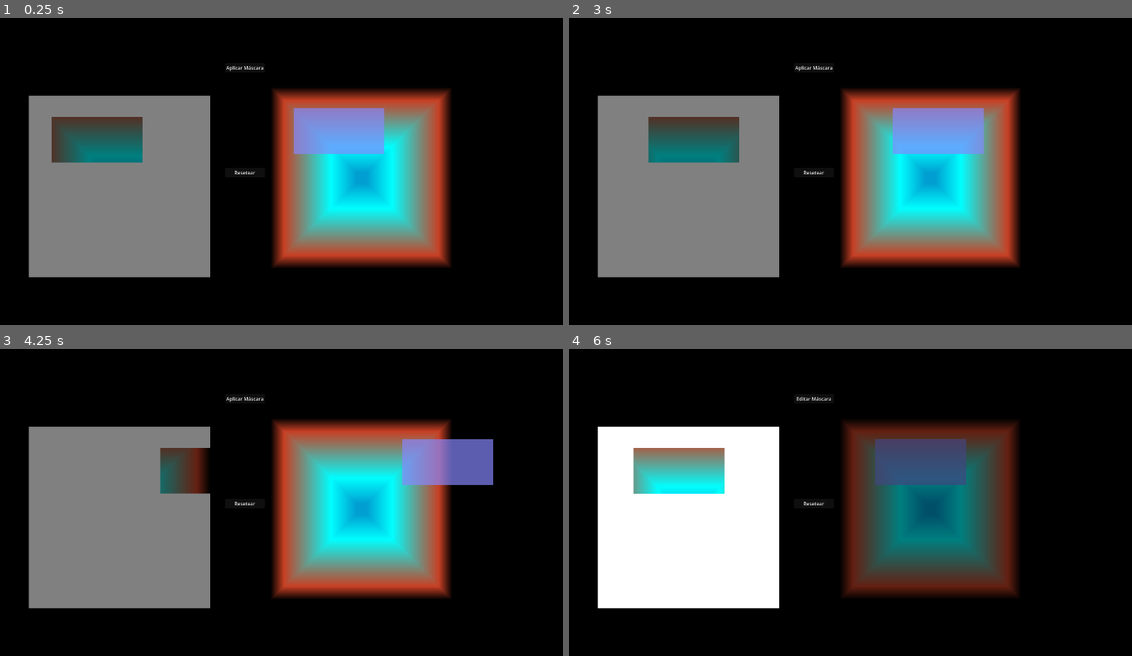
Above: before the commit, frames 1-4 (two rows, left to right).
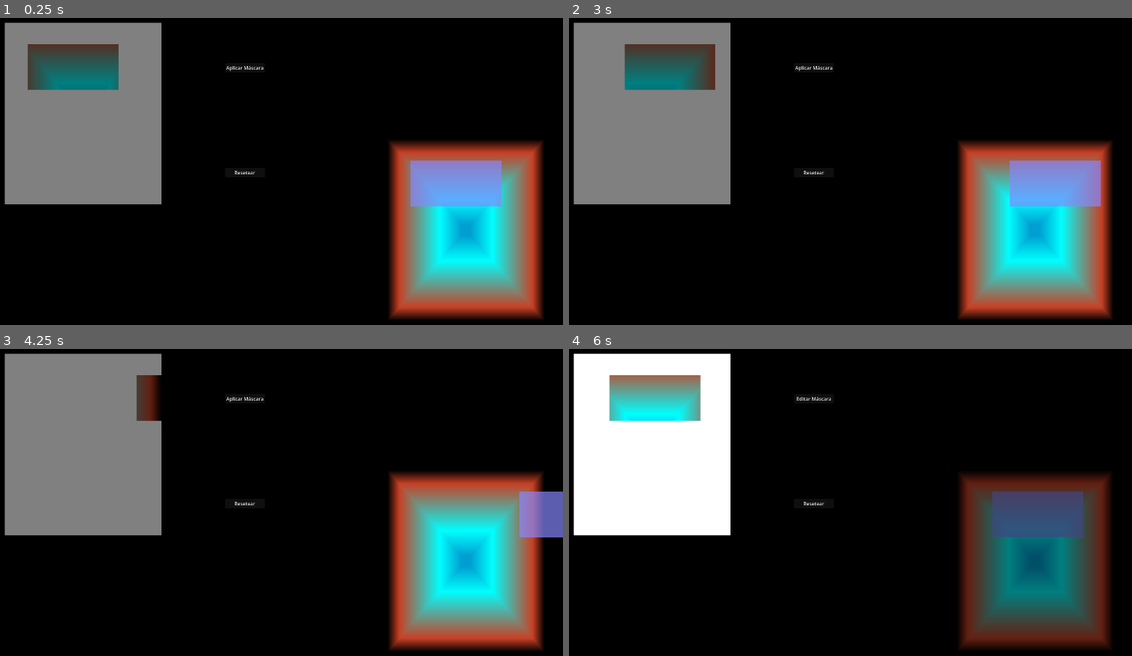
Above: after the commit, the same moments.

Repository: JuanFdS/ggj2026
Game: Godot game, scene res://screens/game_scenes/template_level/template_level.tscn
The game is run twice, just before and just after one commit, with the same random seed, the same clock (stepped at 60 frames per second) and the same inputs.
Inputs (mouse positions are in pixels of both pictures, inside the frame that each line leads up to):
- Up to frame 1 (0.25 s): no input
- Up to frame 2 (3 s): click "Aplicar Máscara" at 0.5 s; click "Editar Máscara" at 1.25 s; click "Resetear" at 2 s; tap Enter (ui_accept) at 2.75 s; move the mouse to (968, 146) at 2.77 s; hold Right (ui_right) from 2.78 s (still down); click (968, 146) at 2.85 s
- Up to frame 3 (4.25 s): tap Enter (ui_accept) at 3.02 s; release Right (ui_right) at 3.5 s; drag from (157, 508) to (450, 462) at 3.52 s
- Up to frame 4 (6 s): tap Enter (ui_accept) at 4.25, 5.75 s; move the mouse to (901, 422) at 4.27 s; hold Left (ui_left) 4.28-5 s; tap 1 at 4.35 s; drag from (811, 557) to (906, 462) at 5.02 s; move the mouse to (1013, 542) at 5.77 s; hold Right (ui_right) from 5.78 s (still down); tap M (toggle_mask) at 5.85 s

The runs differ from the first frame. In frame 1, 51% of the frame differs, in the area x 0-97%, y 1-99%; in frame 2, 51%; in frame 3, 50%; in frame 4, 49%.

Commit message:
Exportar tamaño de los canvas en Nivel, hacer que las cámaras sigan la posición y rotación de los canvas

Diff:
--- a/screens/game_scenes/template_level/components/nivel.gd
+++ b/screens/game_scenes/template_level/components/nivel.gd
@@ -8,6 +8,24 @@
 			await ready
 		%PreviewMask.mask_size = mask_size
 		%MaskSelection.mask_size = mask_size
+
+@export var canvas_size: Vector2i = Vector2i(600, 600):
+	set(new_value):
+		canvas_size = new_value
+		if not is_node_ready():
+			await ready
+
+		%LayerBackground.texture.width = canvas_size.x
+		%LayerBackground.texture.height = canvas_size.y
+		$Layer/StaticBody2D/Bottom.position = canvas_size
+		$Layer/StaticBody2D/Right.position = canvas_size
+
+		%MaskBackground.texture.width = canvas_size.x
+		%MaskBackground.texture.height = canvas_size.y
+
+		%MaskSubviewport.size = canvas_size
+		%LayerSubviewport.size = canvas_size
+
 
 func _ready() -> void:
 	%MaskSubviewport.size = %LayerBackground.texture.get_size()
--- a/screens/game_scenes/template_level/components/sub_viewport.gd
+++ b/screens/game_scenes/template_level/components/sub_viewport.gd
@@ -1,4 +1,9 @@
 extends SubViewport
+
+@export var camera: Camera2D
+@export var canvas: Node2D
 
 func _ready() -> void:
 	world_2d = get_tree().root.get_viewport().world_2d
+	camera.offset = canvas.position
+	camera.rotation = canvas.rotation
--- a/screens/game_scenes/template_level/template_level.tscn
+++ b/screens/game_scenes/template_level/template_level.tscn
@@ -16,7 +16,7 @@
 
 [sub_resource type="GradientTexture2D" id="GradientTexture2D_x4ba3"]
 gradient = SubResource("Gradient_jg18i")
-width = 600
+width = 518
 height = 600
 
 [sub_resource type="Gradient" id="Gradient_0npbb"]
@@ -34,7 +34,7 @@
 
 [sub_resource type="GradientTexture2D" id="GradientTexture2D_0npbb"]
 gradient = SubResource("Gradient_gvio3")
-width = 600
+width = 518
 height = 600
 fill = 2
 fill_from = Vector2(0.5, 0.5)
@@ -109,13 +109,34 @@
 physics_interpolation_mode = 1
 script = ExtResource("1_746gp")
 mask_size = Vector2i(300, 150)
+canvas_size = Vector2i(518, 600)
+metadata/_edit_lock_ = true
+
+[node name="MaskButton" type="Button" parent="." unique_id=1551359140]
+unique_name_in_owner = true
+offset_left = 805.0
+offset_top = 211.0
+offset_right = 937.0
+offset_bottom = 242.0
+focus_mode = 0
+text = "Aplicar Máscara"
+metadata/_edit_lock_ = true
+
+[node name="ResetButton" type="Button" parent="." unique_id=916187850]
+unique_name_in_owner = true
+offset_left = 805.0
+offset_top = 557.0
+offset_right = 937.0
+offset_bottom = 588.0
+focus_mode = 0
+text = "Resetear"
+script = ExtResource("5_tr3vn")
 metadata/_edit_lock_ = true
 
 [node name="Layer" type="Node2D" parent="." unique_id=105627276 groups=["layer"]]
 unique_name_in_owner = true
-position = Vector2(157, 318)
+position = Vector2(78, 78)
 script = ExtResource("2_3eck2")
-metadata/_edit_lock_ = true
 
 [node name="LayerBackground" type="Sprite2D" parent="Layer" unique_id=284435309]
 unique_name_in_owner = true
@@ -138,28 +159,25 @@
 metadata/_edit_lock_ = true
 
 [node name="StaticBody2D" type="StaticBody2D" parent="Layer" unique_id=1346561349]
-position = Vector2(6, 131)
 collision_layer = 2147483648
 collision_mask = 0
 metadata/_edit_lock_ = true
 
-[node name="CollisionShape2D" type="CollisionShape2D" parent="Layer/StaticBody2D" unique_id=1852634940]
-position = Vector2(281, 470)
+[node name="Bottom" type="CollisionShape2D" parent="Layer/StaticBody2D" unique_id=1852634940]
+position = Vector2(518, 600)
 shape = SubResource("WorldBoundaryShape2D_jg18i")
 metadata/_edit_lock_ = true
 
-[node name="CollisionShape2D2" type="CollisionShape2D" parent="Layer/StaticBody2D" unique_id=1366978323]
-position = Vector2(182, -132)
+[node name="Top" type="CollisionShape2D" parent="Layer/StaticBody2D" unique_id=1366978323]
 shape = SubResource("WorldBoundaryShape2D_x4ba3")
 metadata/_edit_lock_ = true
 
-[node name="CollisionShape2D4" type="CollisionShape2D" parent="Layer/StaticBody2D" unique_id=1225438628]
-position = Vector2(597, 162)
+[node name="Right" type="CollisionShape2D" parent="Layer/StaticBody2D" unique_id=1225438628]
+position = Vector2(518, 600)
 shape = SubResource("WorldBoundaryShape2D_dg2up")
 metadata/_edit_lock_ = true
 
-[node name="CollisionShape2D3" type="CollisionShape2D" parent="Layer/StaticBody2D" unique_id=662259327]
-position = Vector2(-7, 74)
+[node name="Left" type="CollisionShape2D" parent="Layer/StaticBody2D" unique_id=662259327]
 shape = SubResource("WorldBoundaryShape2D_2m1qm")
 metadata/_edit_lock_ = true
 
@@ -197,32 +215,10 @@
 script = ExtResource("5_3eck2")
 metadata/_edit_lock_ = true
 
-[node name="MaskButton" type="Button" parent="." unique_id=1551359140]
-unique_name_in_owner = true
-offset_left = 805.0
-offset_top = 211.0
-offset_right = 937.0
-offset_bottom = 242.0
-focus_mode = 0
-text = "Aplicar Máscara"
-metadata/_edit_lock_ = true
-
-[node name="ResetButton" type="Button" parent="." unique_id=916187850]
-unique_name_in_owner = true
-offset_left = 805.0
-offset_top = 557.0
-offset_right = 937.0
-offset_bottom = 588.0
-focus_mode = 0
-text = "Resetear"
-script = ExtResource("5_tr3vn")
-metadata/_edit_lock_ = true
-
 [node name="Mask" type="Node2D" parent="." unique_id=384021872]
 unique_name_in_owner = true
-position = Vector2(955.00006, 289.99997)
+position = Vector2(1341, 462)
 script = ExtResource("6_bqir4")
-metadata/_edit_lock_ = true
 
 [node name="MaskBackground" type="Sprite2D" parent="Mask" unique_id=218631811]
 unique_name_in_owner = true
@@ -284,20 +280,23 @@
 grow_vertical = 2
 metadata/_edit_lock_ = true
 
-[node name="MaskSubviewport" type="SubViewport" parent="CanvasLayer/SubViewportContainer" unique_id=844272332]
+[node name="MaskSubviewport" type="SubViewport" parent="CanvasLayer/SubViewportContainer" unique_id=844272332 node_paths=PackedStringArray("camera", "canvas")]
 unique_name_in_owner = true
 transparent_bg = true
 handle_input_locally = false
 canvas_cull_mask = 4293918721
-size = Vector2i(600, 600)
+size = Vector2i(518, 600)
 render_target_update_mode = 4
 script = ExtResource("8_cubxh")
+camera = NodePath("MaskCamera")
+canvas = NodePath("../../../Mask")
 
 [node name="MaskCamera" type="Camera2D" parent="CanvasLayer/SubViewportContainer/MaskSubviewport" unique_id=2107362031]
 unique_name_in_owner = true
 rotation = 0.2617994
 offset = Vector2(955.00006, 289.99997)
 anchor_mode = 0
+ignore_rotation = false
 metadata/_edit_lock_ = true
 
 [node name="CanvasLayer2" type="CanvasLayer" parent="." unique_id=349716207]
@@ -313,18 +312,21 @@
 grow_vertical = 2
 metadata/_edit_lock_ = true
 
-[node name="LayerSubviewport" type="SubViewport" parent="CanvasLayer2/SubViewportContainer" unique_id=48825315]
+[node name="LayerSubviewport" type="SubViewport" parent="CanvasLayer2/SubViewportContainer" unique_id=48825315 node_paths=PackedStringArray("camera", "canvas")]
 unique_name_in_owner = true
 transparent_bg = true
 handle_input_locally = false
-size = Vector2i(600, 600)
+size = Vector2i(518, 600)
 render_target_update_mode = 4
 script = ExtResource("8_cubxh")
+camera = NodePath("LayerCamera")
+canvas = NodePath("../../../Layer")
 
 [node name="LayerCamera" type="Camera2D" parent="CanvasLayer2/SubViewportContainer/LayerSubviewport" unique_id=816684468]
 unique_name_in_owner = true
 offset = Vector2(157, 318)
 anchor_mode = 0
+ignore_rotation = false
 metadata/_edit_lock_ = true
 
 [node name="ganaste" type="RichTextLabel" parent="." unique_id=214663392]
Not shown: 1 places in screens/game_scenes/template_level/template_level.tscn that only renumber resources
